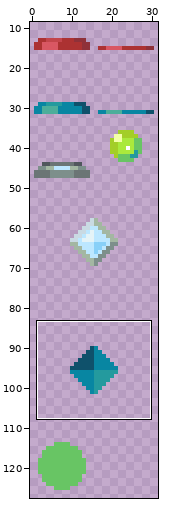
Edited in one commit: sprite sheet (Leore/Content/switch.png). Above: a wide view before the commit, with the close-up outlined.
Close-up. First the earlier version:
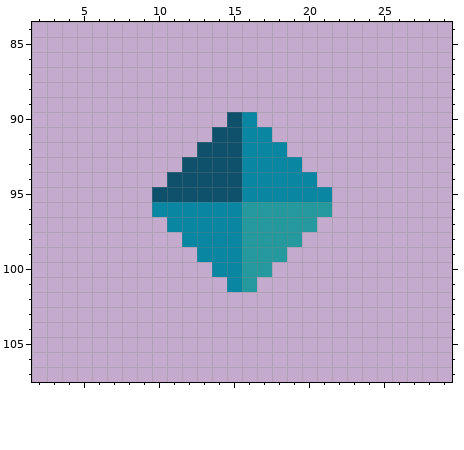
The file is 32x128 pixels. Shown: x 2..29, y 84..107. The wide view leaves out empty margins.
And afterwards:
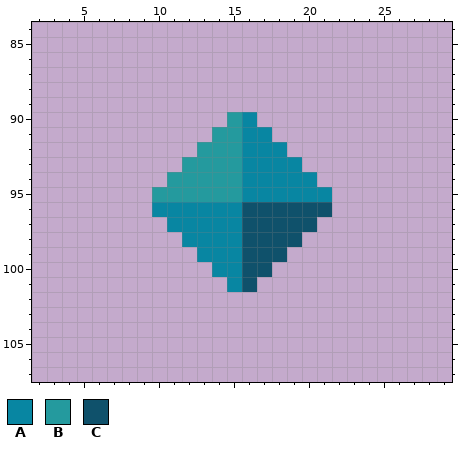
Palette (. is transparent): A #0886a2  B #249a9e  C #0f516b
Difference:
y 90: x 15 C -> B
y 91: x 14..15 CC -> BB
y 92: x 13..15 CCC -> BBB
y 93: x 12..15 CCCC -> BBBB
y 94: x 11..15 CCCCC -> BBBBB
y 95: x 10..15 CCCCCC -> BBBBBB
y 96: x 16..21 BBBBBB -> CCCCCC
y 97: x 16..20 BBBBB -> CCCCC
y 98: x 16..19 BBBB -> CCCC
y 99: x 16..18 BBB -> CCC
y 100: x 16..17 BB -> CC
y 101: x 16 B -> C
Where, in picture pixels (left, top, right, bottom), the same in both close-ups:
changed: (152, 112, 332, 292)
